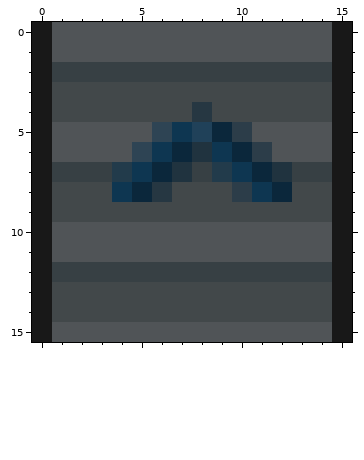
A pixel-art sprite gets an edit: data/gfx/world-obj/basic-belt/basic-belt-overlay-dark.png. The picture above was drawn from the file before the commit.
The file is 16x16 pixels. Colours within 5 levels of each other are drawn and written as one.
Now the later version:
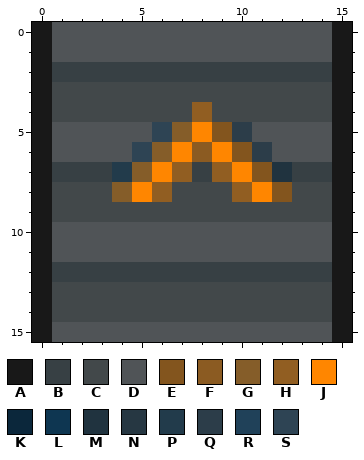
Palette (. is transparent): A #181818  B #374044  C #42484a  D #505457  E #83551e  F #8b5b22  G #855d29  H #915e22  J #ff8600  K #0b273b  L #0e3651  M #20333f  N #263742  P #223b4b  Q #2c3d49  R #204159  S #2e4454
What changed:
@@ x 0..15 @@
  3 ACCCCCCCCCCCCCCA
- 4 ACCCCCCCNCCCCCCA
- 5 ADDDDDSLRKQDDDDA
- 6 ADDDDSLKMLKQDDDA
- 7 ABBBPLKMBPLKMBBA
- 8 ACCCLKNCCCQLKCCA
+ 4 ACCCCCCCHCCCCCCA
+ 5 ADDDDDSGJEQDDDDA
+ 6 ADDDDSGJFJEQDDDA
+ 7 ABBBPGJHBHJEMBBA
+ 8 ACCCGJHCCCHJECCA
  9 ACCCCCCCCCCCCCCA
Boxes around the changes in both pictures, in picture pixels (x1, y1, x2, y2):
changed: (112, 102, 292, 202)
